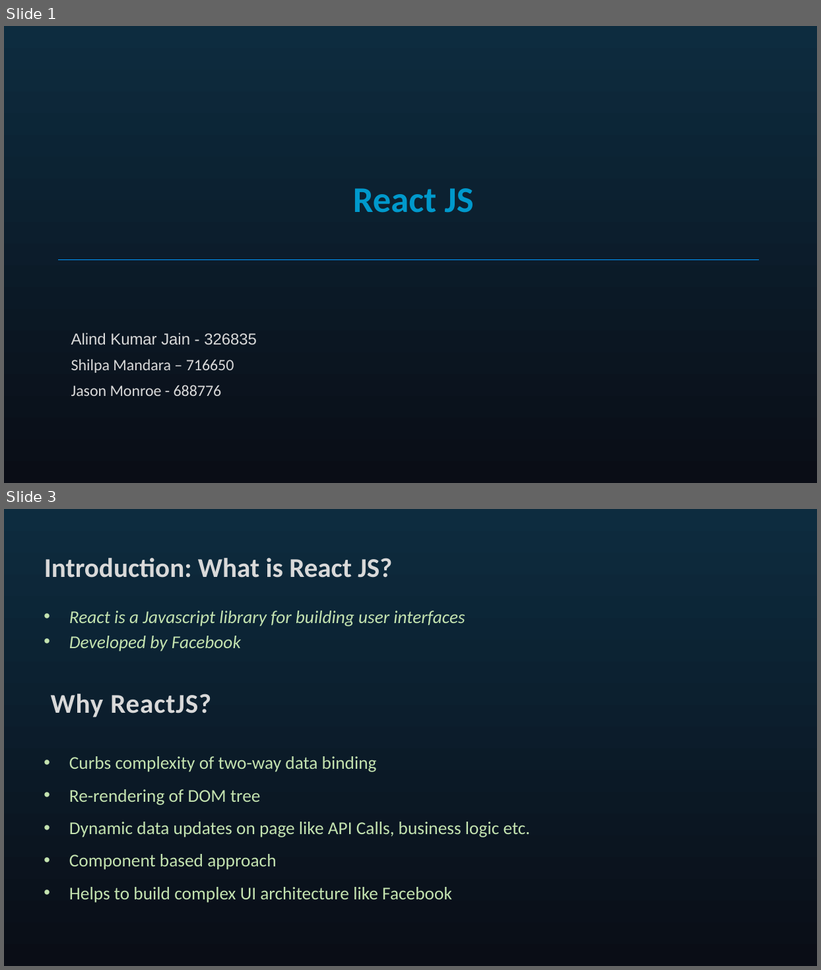
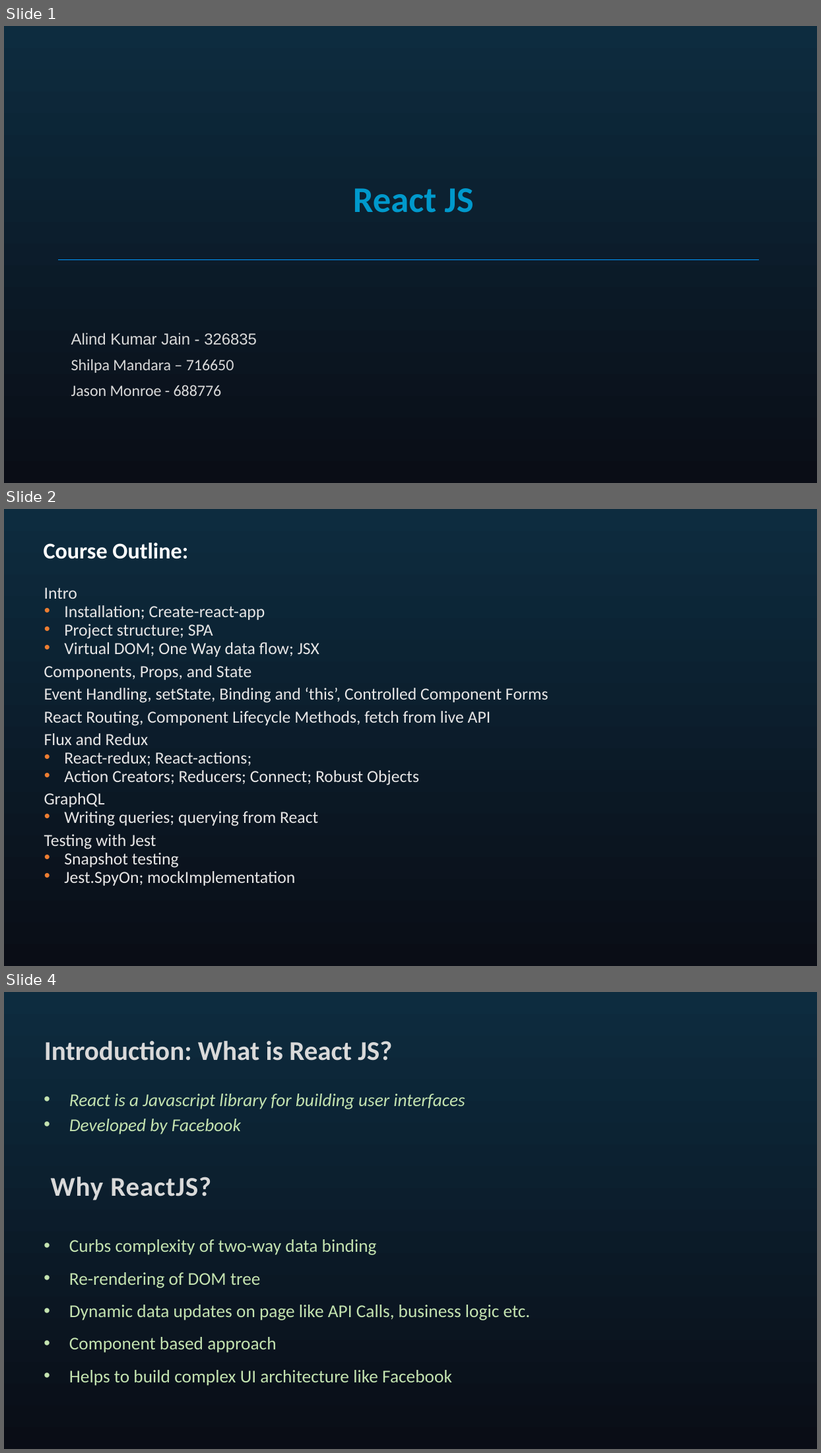
Before and after one commit to seblechernet/PowerPoint-Decks, a slide deck: 01 Introduction to React.pptx. Shown one above the other, each under a label of ours: slides 1 and 3 before the commit, slides 1, 2 and 4 after it; the slides between them are not shown. The pictures are 821x970 and 821x1453 pixels, drawn with LibreOffice and Linux fonts; fonts in the diff are those of the drawing; background and template pictures are left out. Boxes give left, top, right and bottom in pixels: in the first picture for what was removed or moved away, otherwise in the second. Text is boxed around its words. In the diff, an @@ line names an element or a change of style, - is before the commit and + after.

```diff
--- a/01 Introduction to React.pptx
+++ b/01 Introduction to React.pptx
@@ slide 2 added at <box>4,509,817,966</box>, background gradient #0D2C3F to #0A0D16 @@
@@ title added at <box>44,543,188,559</box>, 26.7 pt, text #FFFFFF, bold @@
+Course Outline:
@@ text added at <box>44,588,548,886</box>, 20 pt, text #E7E6E6 @@
+Intro
+  • Installation; Create-react-app
+  • Project structure; SPA
+  • Virtual DOM; One Way data flow; JSX
+Components, Props, and State
+Event Handling, setState, Binding and ‘this’, Controlled Component Forms
+React Routing, Component Lifecycle Methods, fetch from live API
+Flux and Redux
+  • React-redux; React-actions;
+  • Action Creators; Reducers; Connect; Robust Objects
+GraphQL
+  • Writing queries; querying from React
+Testing with Jest
+  • Snapshot testing
+  • Jest.SpyOn; mockImplementation
@@ what was slide 3 is now slide 4 @@
```
Also in this commit, not shown: 2 slides changed.
